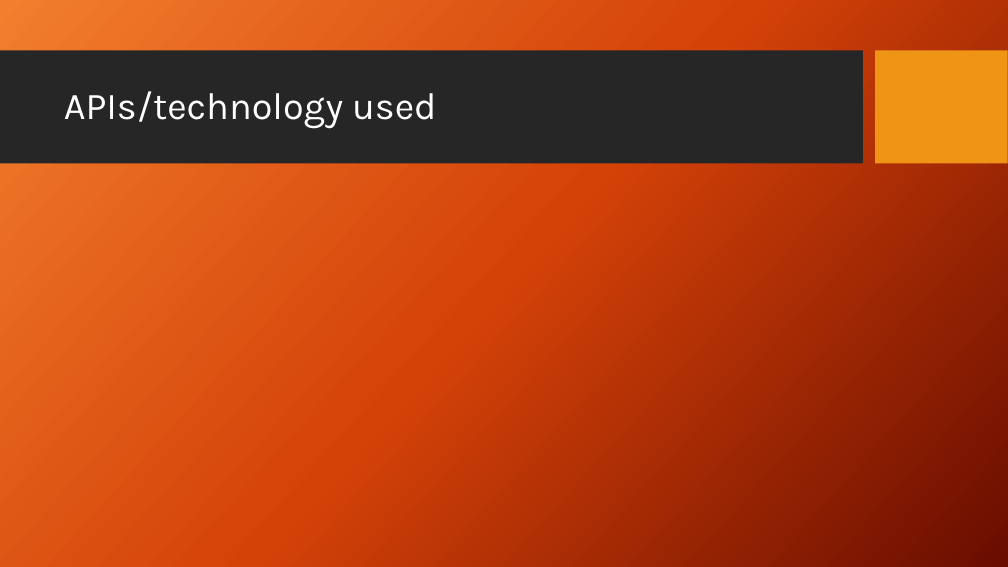
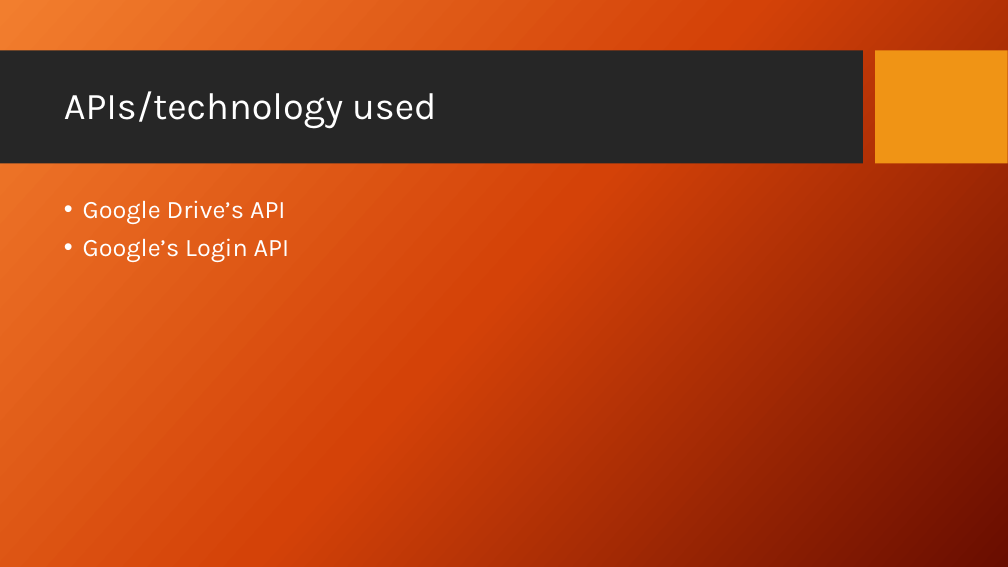
Before and after one commit to Dwaddle26/EncryptNotes, a slide deck: slide 6 of Phase 2 Documentation/Team_2_Presentation_2.pptx. Drawn at 1008x567 pixels with LibreOffice and Linux fonts; fonts in the diff are those of the drawing; background and template pictures are left out. Boxes give left, top, right and bottom in pixels: in the first picture for what was removed or moved away, otherwise in the second. Text is boxed around its words. In the diff, an @@ line names an element or a change of style, - is before the commit and + after.

Commit message:
Added some APIs and questions slides

```diff
--- a/Phase 2 Documentation/Team_2_Presentation_2.pptx
+++ b/Phase 2 Documentation/Team_2_Presentation_2.pptx
@@ text added at bbox=[83, 200, 289, 262], 24 pt, text #FFFFFF @@
+• Google Drive’s API
+• Google’s Login API
```
Also in this commit, not shown: 1 slide added, 1 slide removed.
